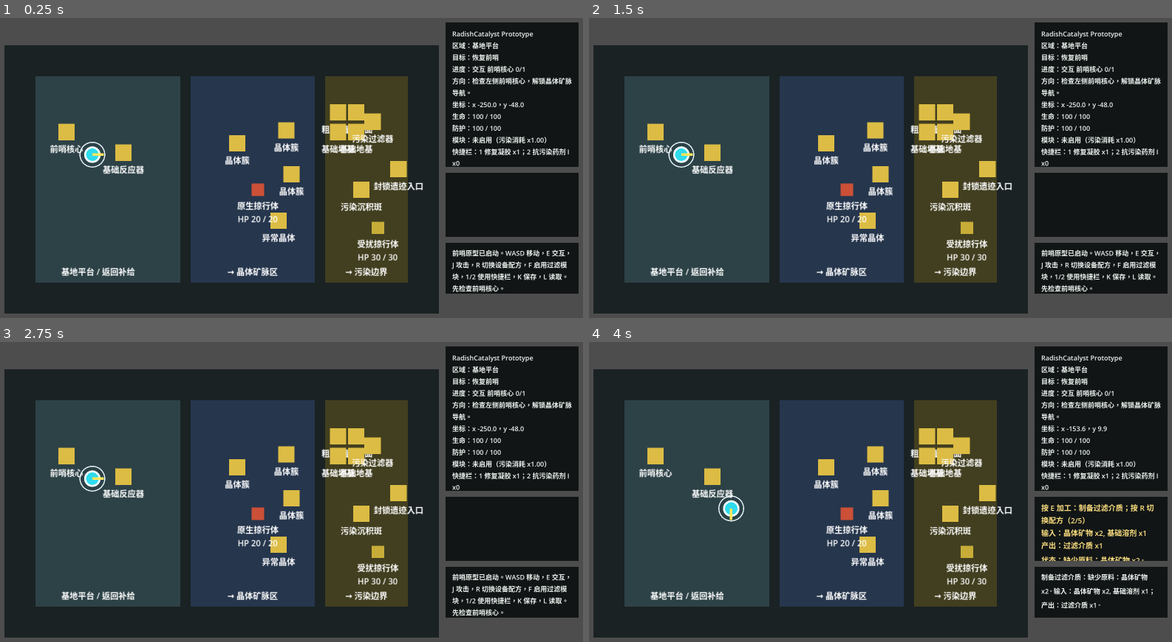
Above: before the commit, frames 1-4 (two rows, left to right).
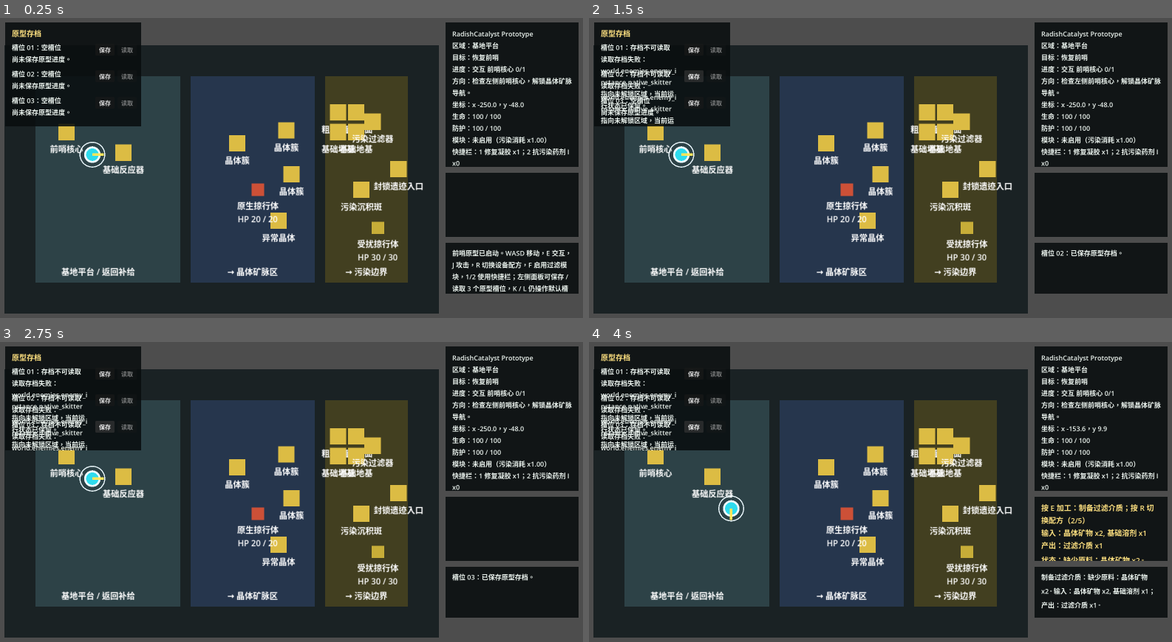
Above: after the commit, the same moments.

Repository: laugh0608/RadishCatalyst
Game: Godot game, scene res://scenes/boot/Boot.tscn
Same seed, same stepped clock (60 frames per second), same inputs: the game is played once before the commit and once after it.
Inputs (mouse positions are in pixels of both pictures, inside the frame that each line leads up to):
- Up to frame 1 (0.25 s): no input
- Up to frame 2 (1.5 s): click (693, 51) at 0.5 s, where only the run after the commit has a clickable "保存"; click (693, 75) at 1.25 s, where only the run after the commit has a clickable "保存"
- Up to frame 3 (2.75 s): click (104, 426) at 2 s, where only the run after the commit has a clickable "保存"
- Up to frame 4 (4 s): tap Enter at 2.75 s; hold D (move_right) 2.78-3.53 s; tap J (attack) at 2.85 s; hold S (move_down) from 3.53 s (still down); tap R (cycle_recipe) at 3.6 s

The runs differ from the first frame. In frame 1, 5.8% of the frame differs, in the area x 0-98%, y 1-92%; in frame 2, 6.6%; in frame 3, 6.6%; in frame 4, 5.6%.

Commit message:
feat: 增加三槽位原型存档入口

Diff:
--- a/client/scenes/ui/PrototypeHud.tscn
+++ b/client/scenes/ui/PrototypeHud.tscn
@@ -14,6 +14,91 @@
 
 [node name="PrototypeHud" type="CanvasLayer"]
 script = ExtResource("1_hud")
+
+[node name="SavePanel" type="ColorRect" parent="."]
+offset_left = 24.0
+offset_top = 24.0
+offset_right = 392.0
+offset_bottom = 306.0
+color = Color(0.0352941, 0.054902, 0.0588235, 0.88)
+clip_contents = true
+
+[node name="SaveTitleLabel" type="Label" parent="SavePanel"]
+offset_left = 18.0
+offset_top = 14.0
+offset_right = 350.0
+offset_bottom = 42.0
+text = "原型存档"
+label_settings = SubResource("LabelSettings_prompt")
+
+[node name="Slot01Label" type="Label" parent="SavePanel"]
+offset_left = 18.0
+offset_top = 54.0
+offset_right = 232.0
+offset_bottom = 110.0
+text = "槽位 01：读取中..."
+label_settings = SubResource("LabelSettings_status")
+autowrap_mode = 3
+
+[node name="Slot01SaveButton" type="Button" parent="SavePanel"]
+offset_left = 244.0
+offset_top = 58.0
+offset_right = 296.0
+offset_bottom = 90.0
+text = "保存"
+
+[node name="Slot01LoadButton" type="Button" parent="SavePanel"]
+offset_left = 304.0
+offset_top = 58.0
+offset_right = 356.0
+offset_bottom = 90.0
+text = "读取"
+
+[node name="Slot02Label" type="Label" parent="SavePanel"]
+offset_left = 18.0
+offset_top = 126.0
+offset_right = 232.0
+offset_bottom = 182.0
+text = "槽位 02：读取中..."
+label_settings = SubResource("LabelSettings_status")
+autowrap_mode = 3
+
+[node name="Slot02SaveButton" type="Button" parent="SavePanel"]
+offset_left = 244.0
+offset_top = 130.0
+offset_right = 296.0
+offset_bottom = 162.0
+text = "保存"
+
+[node name="Slot02LoadButton" type="Button" parent="SavePanel"]
+offset_left = 304.0
+offset_top = 130.0
+offset_right = 356.0
+offset_bottom = 162.0
+text = "读取"
+
+[node name="Slot03Label" type="Label" parent="SavePanel"]
+offset_left = 18.0
+offset_top = 198.0
+offset_right = 232.0
+offset_bottom = 254.0
+text = "槽位 03：读取中..."
+label_settings = SubResource("LabelSettings_status")
+autowrap_mode = 3
+
+[node name="Slot03SaveButton" type="Button" parent="SavePanel"]
+offset_left = 244.0
+offset_top = 202.0
+offset_right = 296.0
+offset_bottom = 234.0
+text = "保存"
+
+[node name="Slot03LoadButton" type="Button" parent="SavePanel"]
+offset_left = 304.0
+offset_top = 202.0
+offset_right = 356.0
+offset_bottom = 234.0
+text = "读取"
 
 [node name="StatusPanel" type="ColorRect" parent="."]
 anchor_left = 1.0
--- a/client/scripts/checks/save_service_check.gd
+++ b/client/scripts/checks/save_service_check.gd
@@ -140,6 +140,7 @@
 	_check_loads_older_backup_when_recent_backup_is_bad()
 	_check_all_bad_saves_fail_without_replacing_state()
 	_check_named_slot_save_load()
+	_check_save_slot_summaries()
 	_check_migrates_legacy_primary_save()
 	_check_migrates_legacy_backup_when_legacy_primary_is_bad()
 	_check_existing_slot_blocks_legacy_migration()
@@ -236,6 +237,19 @@
 			failures.append("could not remove legacy backup file: %s" % error_string(legacy_remove_error))
 
 
+func _remove_slot_files(slot_id: String) -> void:
+	var paths: Array[String] = [_get_slot_save_file(slot_id)]
+	for backup_index in range(1, 4):
+		paths.append(_get_slot_backup_file(slot_id, backup_index))
+
+	for save_path in paths:
+		if not FileAccess.file_exists(save_path):
+			continue
+		var remove_error := DirAccess.remove_absolute(ProjectSettings.globalize_path(save_path))
+		if remove_error != OK:
+			failures.append("could not remove slot save file %s: %s" % [save_path, error_string(remove_error)])
+
+
 func _check_save_backup() -> void:
 	_remove_save_file()
 	_remove_backup_files()
@@ -361,6 +375,41 @@
 
 	_expect_equal(String(load_result.get("slot_id", "")), slot_id, "named slot id")
 	_expect_recovered_world_id(load_result, "world.slot.02", "named slot world")
+
+
+func _check_save_slot_summaries() -> void:
+	var slot_id := "slot_03"
+	_remove_slot_files(slot_id)
+
+	var empty_summary := save_service.get_save_slot_summary(slot_id)
+	_expect_equal(bool(empty_summary.get("has_loadable_save", true)), false, "empty slot should not be loadable")
+	_expect_equal(String(empty_summary.get("status", "")), "空槽位", "empty slot status")
+
+	var world_state := WorldState.create_default()
+	world_state.world_id = "world.slot.summary"
+	_expect_success(save_service.save_game_for_slot(slot_id, world_state, CharacterState.create_default()), "save slot summary")
+
+	var saved_summary := save_service.get_save_slot_summary(slot_id)
+	_expect_equal(bool(saved_summary.get("has_loadable_save", false)), true, "saved slot should be loadable")
+	_expect_equal(String(saved_summary.get("status", "")), "可读取", "saved slot status")
+	var saved_details := String(saved_summary.get("details", ""))
+	if not saved_details.contains("最近保存"):
+		failures.append("saved slot summary should mention update time, got: %s" % saved_details)
+
+	var summaries := save_service.get_save_slot_summaries(["slot_01", slot_id])
+	_expect_equal(summaries.size(), 2, "slot summary list size")
+	_expect_equal(String(summaries[1].get("slot_id", "")), slot_id, "slot summary list order")
+
+	var later_world_state := WorldState.create_default()
+	later_world_state.world_id = "world.slot.summary.latest"
+	_expect_success(save_service.save_game_for_slot(slot_id, later_world_state, CharacterState.create_default()), "save slot summary with backup")
+	_write_text_file(_get_slot_save_file(slot_id), "{")
+
+	var backup_summary := save_service.get_save_slot_summary(slot_id)
+	_expect_equal(bool(backup_summary.get("has_loadable_save", false)), true, "bad primary summary should still be loadable from backup")
+	_expect_equal(bool(backup_summary.get("recovered_from_backup", false)), true, "bad primary summary should mark backup")
+	if not String(backup_summary.get("status", "")).contains("备份 1"):
+		failures.append("bad primary summary should mention backup 1, got: %s" % String(backup_summary.get("status", "")))
 
 
 func _check_migrates_legacy_primary_save() -> void:
@@ -882,6 +931,14 @@
 	return json.data
 
 
+func _get_slot_save_file(slot_id: String) -> String:
+	return "user://saves/slots/%s/%s" % [slot_id, SaveService.SAVE_FILE_NAME]
+
+
+func _get_slot_backup_file(slot_id: String, backup_index: int) -> String:
+	return "user://saves/slots/%s/slice_01_autosave.bak.%d.json" % [slot_id, backup_index]
+
+
 func _expect_success(result: Dictionary, label: String) -> void:
 	if not bool(result.get("success", false)):
 		failures.append("%s should succeed, got: %s" % [label, result.get("message", "")])
--- a/client/scripts/game/game_root.gd
+++ b/client/scripts/game/game_root.gd
@@ -29,12 +29,15 @@
 	vertical_slice_map.player.quick_slot_requested.connect(_on_player_quick_slot_requested)
 	vertical_slice_map.player.save_requested.connect(_on_player_save_requested)
 	vertical_slice_map.player.load_requested.connect(_on_player_load_requested)
+	hud.save_slot_requested.connect(_on_hud_save_slot_requested)
+	hud.load_slot_requested.connect(_on_hud_load_slot_requested)
 	vertical_slice_map.interaction_available.connect(_on_interaction_available)
 	vertical_slice_map.interaction_cleared.connect(_on_interaction_cleared)
 	vertical_slice_map.region_changed.connect(_on_region_changed)
 	vertical_slice_map.region_gate_blocked.connect(_on_region_gate_blocked)
 
-	hud.append_log("前哨原型已启动。WASD 移动，E 交互，J 攻击，R 切换设备配方，F 启用过滤模块，1/2 使用快捷栏，K 保存，L 读取。先检查前哨核心。")
+	hud.append_log("前哨原型已启动。WASD 移动，E 交互，J 攻击，R 切换设备配方，F 启用过滤模块，1/2 使用快捷栏；左侧面板可保存 / 读取 3 个原型槽位，K / L 仍操作默认槽位。先检查前哨核心。")
+	_refresh_save_slot_summaries()
 	_update_hud()
 
 
@@ -107,23 +110,42 @@
 
 
 func _on_player_save_requested() -> void:
+	_save_to_slot(SaveService.DEFAULT_SLOT_ID)
+
+
+func _on_player_load_requested() -> void:
+	_load_from_slot(SaveService.DEFAULT_SLOT_ID)
+
+
+func _on_hud_save_slot_requested(slot_id: String) -> void:
+	_save_to_slot(slot_id)
+
+
+func _on_hud_load_slot_requested(slot_id: String) -> void:
+	_load_from_slot(slot_id)
+
+
+func _save_to_slot(slot_id: String) -> void:
 	character_state.position = vertical_slice_map.get_player_position()
-	var result := save_service.save_game(world_state, character_state)
-	hud.append_log(String(result.get("message", "")))
-	_update_hud()
-
-
-func _on_player_load_requested() -> void:
-	var result := save_service.load_game()
+	var result := save_service.save_game_for_slot(slot_id, world_state, character_state)
+	hud.append_log("%s：%s" % [_format_slot_name(slot_id), String(result.get("message", ""))])
+	_refresh_save_slot_summaries()
+	_update_hud()
+
+
+func _load_from_slot(slot_id: String) -> void:
+	var result := save_service.load_game_for_slot(slot_id)
 	if not bool(result.get("success", false)):
-		hud.append_log(String(result.get("message", "")))
+		hud.append_log("%s：%s" % [_format_slot_name(slot_id), String(result.get("message", ""))])
+		_refresh_save_slot_summaries()
 		_update_hud()
 		return
 
 	world_state = result.get("world_state", WorldState.create_default())
 	character_state = result.get("character_state", CharacterState.create_default())
 	vertical_slice_map.apply_runtime_state(world_state, character_state)
-	hud.append_log(String(result.get("message", "")))
+	hud.append_log("%s：%s" % [_format_slot_name(slot_id), String(result.get("message", ""))])
+	_refresh_save_slot_summaries()
 	_update_hud()
 
 
@@ -163,6 +185,18 @@
 
 func _update_hud() -> void:
 	hud.update_status(data_registry, world_state, character_state)
+
+
+func _refresh_save_slot_summaries() -> void:
+	hud.update_save_slot_summaries(save_service.get_save_slot_summaries(PrototypeHud.SAVE_SLOT_IDS))
+
+
+func _format_slot_name(slot_id: String) -> String:
+	if slot_id.begins_with("slot_"):
+		var suffix := slot_id.trim_prefix("slot_")
+		if suffix.is_valid_int():
+			return "槽位 %02d" % int(suffix)
+	return slot_id
 
 
 func _get_display_name(definition_id: String) -> String:
--- a/client/scripts/save/save_service.gd
+++ b/client/scripts/save/save_service.gd
@@ -125,6 +125,63 @@
 	return _failure("读取存档失败：未找到原型存档文件或可用备份，当前运行状态已保留。")
 
 
+func get_save_slot_summaries(slot_ids: Array[String]) -> Array[Dictionary]:
+	var summaries: Array[Dictionary] = []
+	for slot_id in slot_ids:
+		summaries.append(get_save_slot_summary(slot_id))
+	return summaries
+
+
+func get_save_slot_summary(slot_id: String) -> Dictionary:
+	var paths := _get_slot_paths(slot_id)
+	var candidates: Array[String] = [String(paths.get("save_file", SAVE_FILE))]
+	for backup_path in paths.get("backup_files", SAVE_BACKUP_FILES):
+		candidates.append(String(backup_path))
+
+	var first_failure_message := ""
+	var attempted_file_count := 0
+	for index in range(candidates.size()):
+		var save_file := candidates[index]
+		if not FileAccess.file_exists(save_file):
+			continue
+
+		attempted_file_count += 1
+		var read_result := _read_save_file(save_file)
+		if bool(read_result.get("success", false)):
+			return _format_slot_summary(
+				String(paths.get("slot_id", DEFAULT_SLOT_ID)),
+				read_result.get("save_data", {}),
+				index,
+				false,
+				save_file
+			)
+
+		if first_failure_message.is_empty():
+			first_failure_message = String(read_result.get("message", "存档不可读取。"))
+
+	if attempted_file_count > 0:
+		return {
+			"slot_id": String(paths.get("slot_id", DEFAULT_SLOT_ID)),
+			"display_name": _format_slot_display_name(String(paths.get("slot_id", DEFAULT_SLOT_ID))),
+			"status": "存档不可读取",
+			"details": first_failure_message,
+			"has_loadable_save": false
+		}
+
+	if String(paths.get("slot_id", DEFAULT_SLOT_ID)) == DEFAULT_SLOT_ID:
+		var legacy_summary := _get_legacy_slot_summary(paths)
+		if bool(legacy_summary.get("has_loadable_save", false)):
+			return legacy_summary
+
+	return {
+		"slot_id": String(paths.get("slot_id", DEFAULT_SLOT_ID)),
+		"display_name": _format_slot_display_name(String(paths.get("slot_id", DEFAULT_SLOT_ID))),
+		"status": "空槽位",
+		"details": "尚未保存原型进度。",
+		"has_loadable_save": false
+	}
+
+
 func _load_legacy_save_into_slot(paths: Dictionary) -> Dictionary:
 	var legacy_candidates: Array[String] = [LEGACY_SAVE_FILE]
 	for backup_path in LEGACY_SAVE_BACKUP_FILES:
@@ -167,6 +224,35 @@
 	return _failure("读取存档失败：未找到原型存档文件或可用备份，当前运行状态已保留。")
 
 
+func _get_legacy_slot_summary(paths: Dictionary) -> Dictionary:
+	var legacy_candidates: Array[String] = [LEGACY_SAVE_FILE]
+	for backup_path in LEGACY_SAVE_BACKUP_FILES:
+		legacy_candidates.append(String(backup_path))
+
+	for index in range(legacy_candidates.size()):
+		var legacy_file := legacy_candidates[index]
+		if not FileAccess.file_exists(legacy_file):
+			continue
+
+		var read_result := _read_save_file(legacy_file)
+		if bool(read_result.get("success", false)):
+			return _format_slot_summary(
+				String(paths.get("slot_id", DEFAULT_SLOT_ID)),
+				read_result.get("save_data", {}),
+				index,
+				true,
+				legacy_file
+			)
+
+	return {
+		"slot_id": String(paths.get("slot_id", DEFAULT_SLOT_ID)),
+		"display_name": _format_slot_display_name(String(paths.get("slot_id", DEFAULT_SLOT_ID))),
+		"status": "空槽位",
+		"details": "尚未保存原型进度。",
+		"has_loadable_save": false
+	}
+
+
 func _migrate_save_data_to_slot(paths: Dictionary, save_data: Dictionary) -> Dictionary:
 	var dir_result := _ensure_slot_dir(paths)
 	if not bool(dir_result.get("success", false)):
@@ -215,6 +301,72 @@
 		"message": "已读取原型存档。",
 		"save_data": save_data
 	}
+
+
+func _format_slot_summary(
+	slot_id: String,
+	save_data: Dictionary,
+	source_index: int,
+	is_legacy_source: bool,
+	source_file: String
+) -> Dictionary:
+	var status := "可读取"
+	if is_legacy_source:
+		status = "旧原型存档可导入"
+	elif source_index > 0:
+		status = "主档不可用，可从备份 %d 恢复" % source_index
+
+	return {
+		"slot_id": slot_id,
+		"display_name": _format_slot_display_name(slot_id),
+		"status": status,
+		"details": _format_slot_details(save_data),
+		"has_loadable_save": true,
+		"source_file": source_file,
+		"recovered_from_backup": source_index > 0,
+		"migrated_from_legacy": is_legacy_source
+	}
+
+
+func _format_slot_details(save_data: Dictionary) -> String:
+	var parts: Array[String] = []
+	var updated_at := String(save_data.get("updated_at", ""))
+	if updated_at.is_empty():
+		updated_at = String(save_data.get("created_at", "未知时间"))
+	parts.append("最近保存：%s" % updated_at)
+
+	var world_data = save_data.get("world", {})
+	if world_data is Dictionary:
+		var region_id := String(world_data.get("current_region_id", ""))
+		if not region_id.is_empty():
+			parts.append("区域：%s" % _get_display_name(region_id))
+
+		var quest_state = world_data.get("quest_state", {})
+		if quest_state is Dictionary:
+			var active_quest_ids = quest_state.get("active_quest_ids", [])
+			if active_quest_ids is Array and not active_quest_ids.is_empty():
+				parts.append("目标：%s" % _get_display_name(String(active_quest_ids[0])))
+			elif _get_string_array(quest_state.get("unlocked_effects", [])).has("slice_01_complete"):
+				parts.append("目标：第一切片已完成")
+
+	return "；".join(parts)
+
+
+func _format_slot_display_name(slot_id: String) -> String:
+	if slot_id.begins_with("slot_"):
+		var suffix := slot_id.trim_prefix("slot_")
+		if suffix.is_valid_int():
+			return "槽位 %02d" % int(suffix)
+	return slot_id
+
+
+func _get_display_name(definition_id: String) -> String:
+	if data_registry == null or definition_id.is_empty():
+		return definition_id
+	var definition := data_registry.get_definition(definition_id)
+	if definition.is_empty():
+		return definition_id
+	return data_registry.get_text(String(definition.get("display_name_key", definition_id)))
 
 
 func _validate_save_data(save_data: Dictionary) -> String:
--- a/client/scripts/ui/prototype_hud.gd
+++ b/client/scripts/ui/prototype_hud.gd
@@ -1,9 +1,35 @@
 extends CanvasLayer
 class_name PrototypeHud
+
+const SAVE_SLOT_IDS: Array[String] = ["slot_01", "slot_02", "slot_03"]
 
 @onready var status_label: Label = $StatusPanel/StatusLabel
 @onready var prompt_label: Label = $PromptPanel/PromptLabel
 @onready var log_label: Label = $LogPanel/LogLabel
+@onready var save_slot_labels: Array[Label] = [
+	$SavePanel/Slot01Label,
+	$SavePanel/Slot02Label,
+	$SavePanel/Slot03Label
+]
+@onready var save_slot_buttons: Array[Button] = [
+	$SavePanel/Slot01SaveButton,
+	$SavePanel/Slot02SaveButton,
+	$SavePanel/Slot03SaveButton
+]
+@onready var load_slot_buttons: Array[Button] = [
+	$SavePanel/Slot01LoadButton,
+	$SavePanel/Slot02LoadButton,
+	$SavePanel/Slot03LoadButton
+]
+
+signal save_slot_requested(slot_id: String)
+signal load_slot_requested(slot_id: String)
+
+
+func _ready() -> void:
+	for index in range(SAVE_SLOT_IDS.size()):
+		save_slot_buttons[index].pressed.connect(_on_save_slot_pressed.bind(index))
+		load_slot_buttons[index].pressed.connect(_on_load_slot_pressed.bind(index))
 
 
 func update_status(data_registry: DataRegistry, world_state: WorldState, character_state: CharacterState) -> void:
@@ -39,6 +65,29 @@
 
 func append_log(text: String) -> void:
 	log_label.text = text
+
+
+func update_save_slot_summaries(summaries: Array[Dictionary]) -> void:
+	for index in range(save_slot_labels.size()):
+		if index >= summaries.size():
+			continue
+
+		var summary := summaries[index]
+		var label_text := "%s：%s\n%s" % [
+			String(summary.get("display_name", SAVE_SLOT_IDS[index])),
+			String(summary.get("status", "未知")),
+			String(summary.get("details", ""))
+		]
+		save_slot_labels[index].text = label_text
+		load_slot_buttons[index].disabled = not bool(summary.get("has_loadable_save", false))
+
+
+func _on_save_slot_pressed(slot_index: int) -> void:
+	save_slot_requested.emit(SAVE_SLOT_IDS[slot_index])
+
+
+func _on_load_slot_pressed(slot_index: int) -> void:
+	load_slot_requested.emit(SAVE_SLOT_IDS[slot_index])
 
 
 func _get_display_name(data_registry: DataRegistry, definition_id: String) -> String:
Not shown, changed: docs/architecture/multiplayer-and-save-architecture.md
Not shown, changed: docs/architecture/save-data-model.md
Not shown, changed: docs/devlogs/2026-W18.md
Not shown, changed: docs/planning/current.md
Not shown, changed: docs/planning/vertical-slice.md
